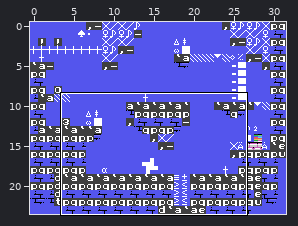
Level history. Tiled map: games/stevedore/maps/stage_11.tmx. Above, an overview of the earlier version with the close-up marked.
Close-up. Before the commit:
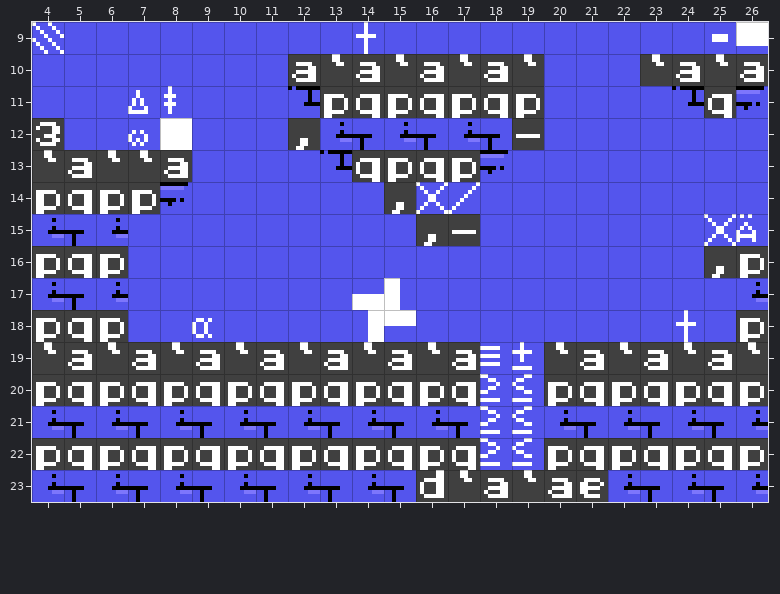
Cells are 8x8 px. Shown: x 4..26, y 9..23.
Once edited:
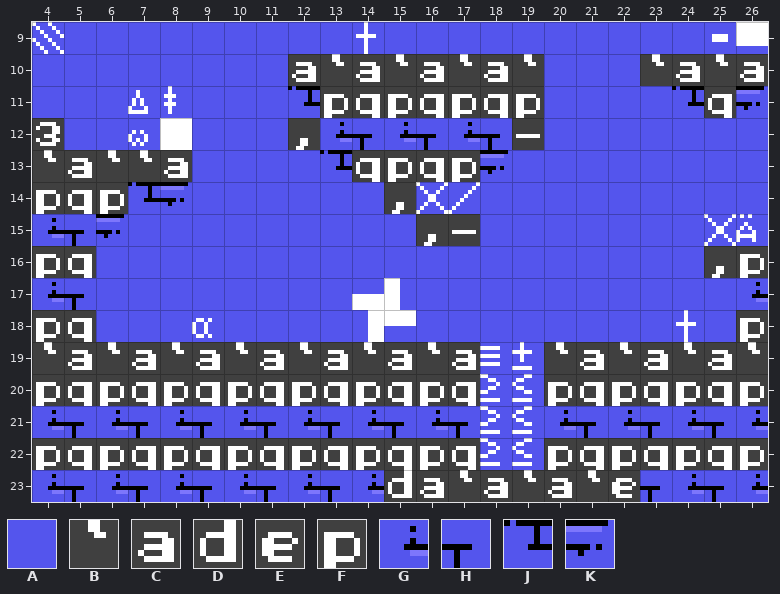
Key: from "charset": A 0, B 96, C 97, D 100, E 101, F 112, G 128, H 129, J 144, K 145.
_ is an empty cell.
Tiles replaced or removed in this view: D, E, F, G, H.
What changed:
Changed rows in their new state; . is an unchanged cell.
Layer "Capa de Patrones 1":
first column x 6:
14 .J
15 K.
16 A.
17 A.
18 A.
first column x 15:
23 DC....BE
Pixel boxes of the changes (left, top, right, bottom) in both close-ups:
changed: (96, 182, 160, 342)
changed: (384, 470, 444, 502)
changed: (580, 470, 640, 502)
